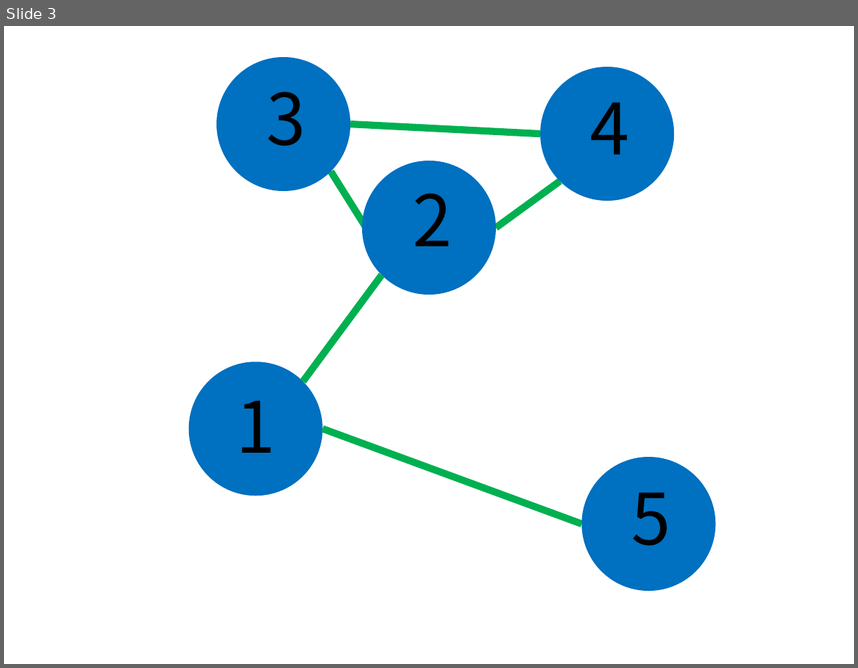
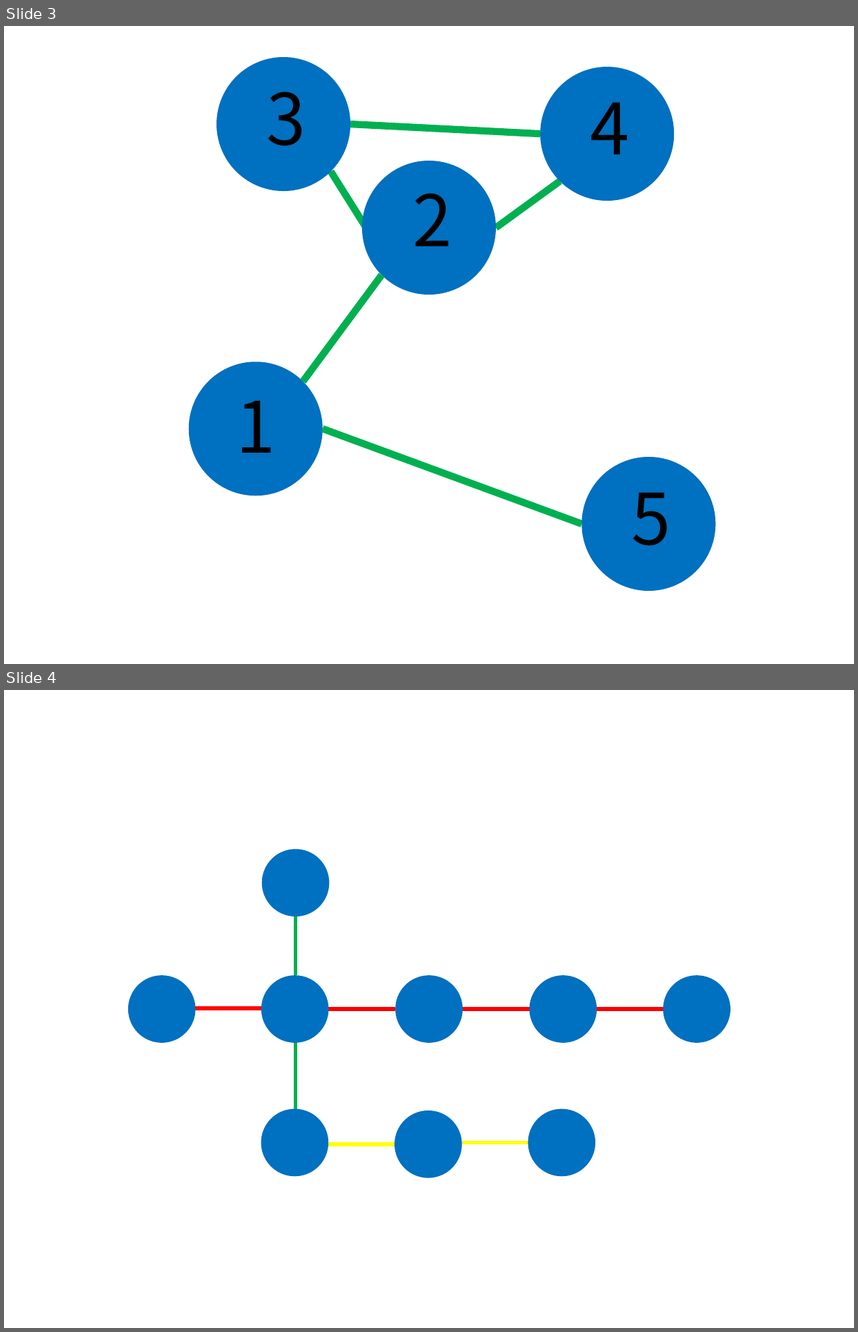
Before and after one commit to OTTFmercury/Chang-He-Luan-Yu, a slide deck: 画板.pptx. Shown one above the other, each under a label of ours: slide 3 before the commit, slides 3 and 4 after it. The pictures are 858x668 and 858x1332 pixels, drawn with LibreOffice and Linux fonts; fonts in the diff are those of the drawing. Boxes give left, top, right and bottom in pixels: in the first picture for what was removed or moved away, otherwise in the second. Text is boxed around its words. In the diff, an @@ line names an element or a change of style, - is before the commit and + after.

```diff
--- a/画板.pptx
+++ b/画板.pptx
@@ slide 4 added at (4, 690, 854, 1328), background #FFFFFF @@
@@ ellipse added at (261, 849, 329, 916), fill #0070C0 @@
@@ line added from (296, 975) to (296, 909), #00B050 3 pt @@
@@ ellipse added at (128, 975, 195, 1042), fill #0070C0 @@
@@ ellipse added at (261, 975, 329, 1042), fill #0070C0 @@
@@ ellipse added at (395, 975, 462, 1042), fill #0070C0 @@
@@ ellipse added at (529, 975, 597, 1042), fill #0070C0 @@
@@ ellipse added at (663, 975, 730, 1042), fill #0070C0 @@
@@ line added from (261, 1008) to (194, 1008), #FF0000 3 pt @@
@@ line added from (395, 1009) to (329, 1009), #FF0000 3 pt @@
@@ line added from (529, 1009) to (463, 1009), #FF0000 3 pt @@
@@ line added from (664, 1009) to (597, 1009), #FF0000 3 pt @@
@@ line added from (296, 1109) to (296, 1043), #00B050 3 pt @@
@@ ellipse added at (261, 1108, 328, 1175), fill #0070C0 @@
@@ ellipse added at (394, 1110, 461, 1177), fill #0070C0 @@
@@ ellipse added at (528, 1108, 595, 1175), fill #0070C0 @@
@@ line added from (395, 1144) to (329, 1144), #FFFF00 3 pt @@
@@ line added from (528, 1142) to (462, 1142), #FFFF00 3 pt @@
```
Also in this commit, not shown: 1 other slide added, 11 other files.
